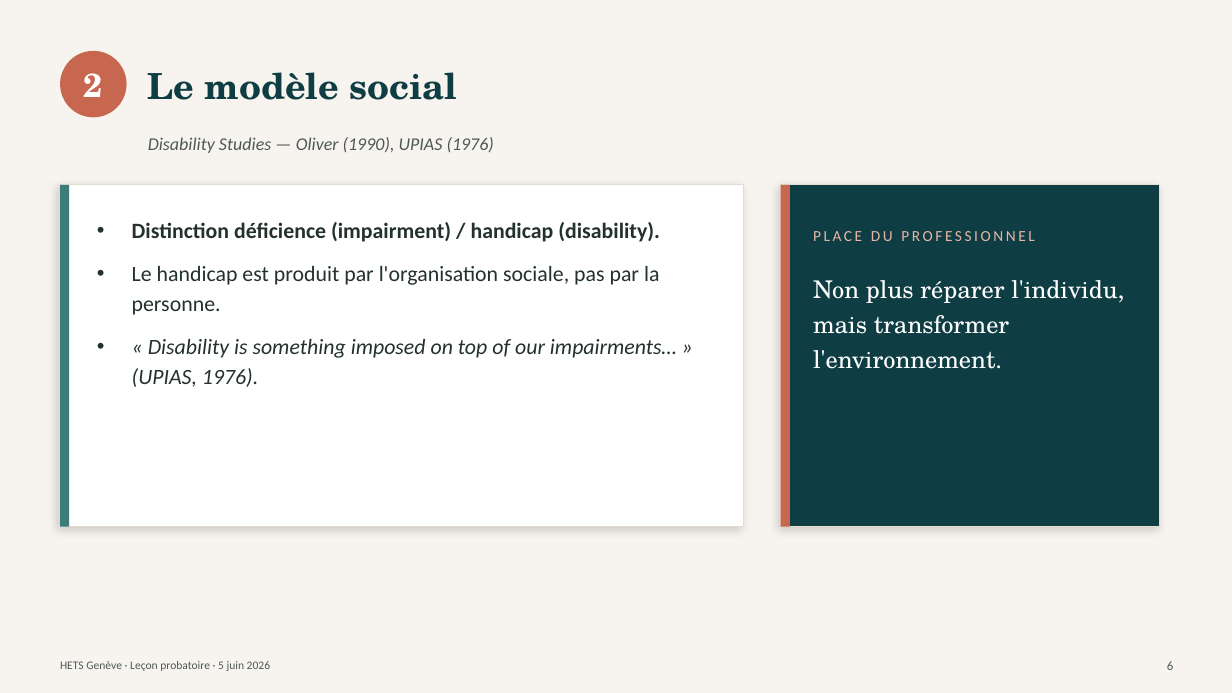
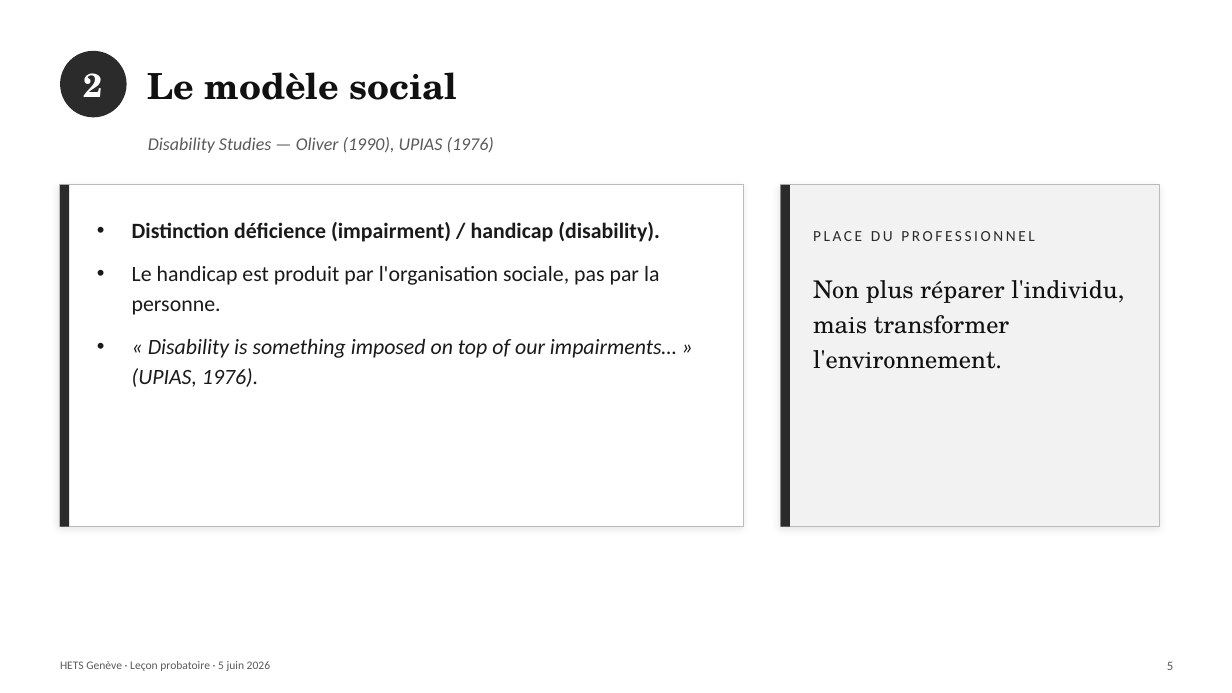
Before and after one commit to pierrebrasseur/cours-handicap-ts, a slide deck: slide 8 of docs/pdfs/Brasseur_lecon_5juin.pptx (slide 7 before the commit). Drawn at 1232x693 pixels with LibreOffice and Linux fonts; fonts in the diff are those of the drawing. Boxes give left, top, right and bottom in pixels: in the first picture for what was removed or moved away, otherwise in the second. Text is boxed around its words. In the diff, an @@ line names an element or a change of style, - is before the commit and + after.

```diff
--- a/docs/pdfs/Brasseur_lecon_5juin.pptx
+++ b/docs/pdfs/Brasseur_lecon_5juin.pptx
@@ background #F7F4EF to #FFFFFF @@
@@ ellipse at [60, 51, 127, 117]: fill #C8674F to #2B2B2B @@
@@ text "Le modèle social" at [148, 72, 457, 100]: text colour #0F3D44 to #111111 @@
@@ text "Disability Studies — Oliver (1990), ..." at [148, 137, 494, 153]: text colour #4D5957 to #5A5A5A @@
@@ rectangle at [60, 185, 744, 527]: outline #E3DCD2 1 pt to #BBBBBB 1 pt; shadow changed @@
@@ rectangle at [60, 185, 69, 527]: fill #3E7C78 to #2B2B2B @@
@@ rectangle at [781, 185, 790, 527]: fill #C8674F to #2B2B2B @@
@@ rectangle at [781, 185, 1160, 527]: fill #0F3D44 to #F2F2F2; outline #E3DCD2 1 pt to #BBBBBB 1 pt; shadow changed @@
@@ text "Distinction déficience (impairment) / handicap ..." at [132, 222, 677, 387]: text colour #23312F to #1A1A1A @@
@@ text "PLACE DU PROFESSIONNEL" at [813, 231, 1035, 241]: text colour #E7B6A6 to #2B2B2B @@
@@ text "Non plus réparer l'individu, mais ..." at [813, 280, 1124, 369]: text colour #FFFFFF to #111111 @@
@@ text "HETS Genève · Leçon probatoire ..." at [60, 661, 270, 671]: text colour #4D5957 to #5A5A5A @@
@@ text at [1167, 662, 1173, 670]: text changed; text colour #4D5957 to #5A5A5A @@
-6
+5
```
Also in this commit, not shown: 22 other slides changed.
